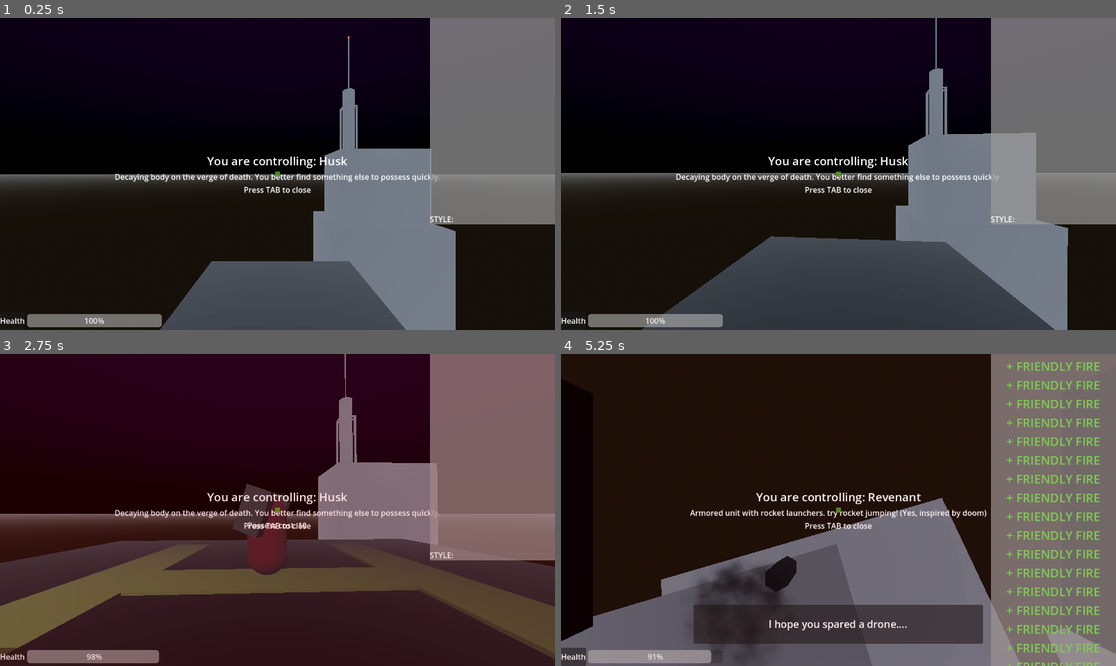
Above: before the commit, frames 1-4 (two rows, left to right).
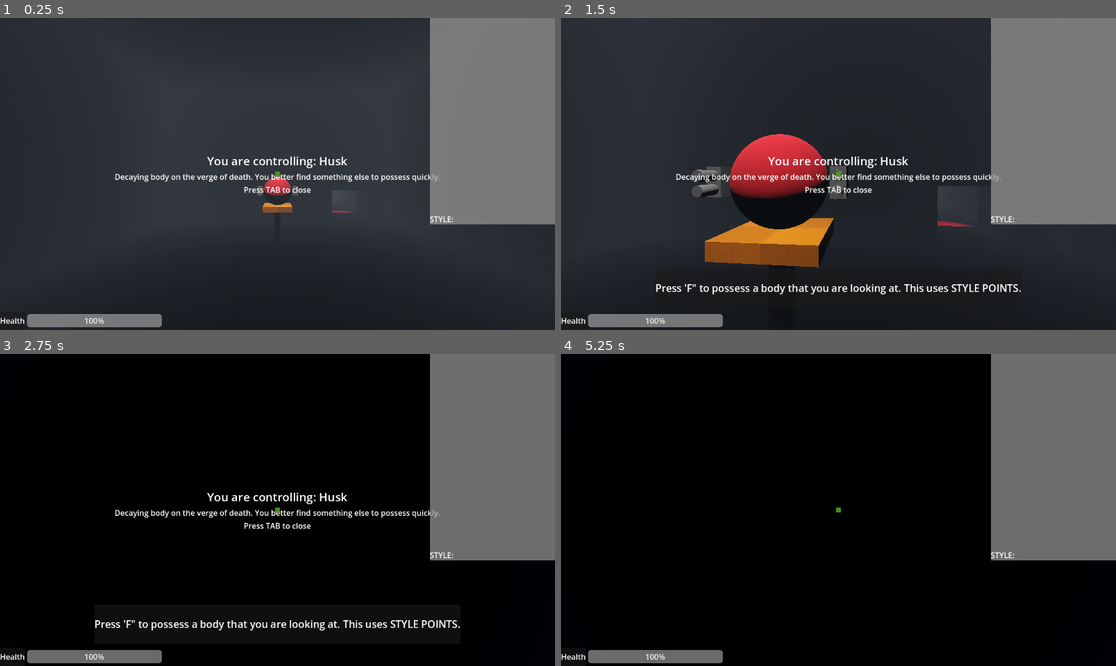
Above: after the commit, the same moments.

Repository: city-high-rider/soulswap
Game: Godot game, scene res://first_level.tscn
Two runs of this game, one before a commit and one after it. Both use one fixed random seed, a clock stepped at 60 frames per second and the inputs below. Sound files missing from this copy of the repository are replaced by a short silence.
Inputs (mouse positions are in pixels of both pictures, inside the frame that each line leads up to):
- Up to frame 1 (0.25 s): no input
- Up to frame 2 (1.5 s): move the mouse to (866, 174) at 0.52 s; hold W (forward) from 0.53 s (still down); tap F (possess) at 0.6, 1.25 s; tap Space (jump) at 0.77 s; move the mouse to (810, 174) at 1.27 s; click (810, 174) at 1.35 s
- Up to frame 3 (2.75 s): keep holding W (forward); tap Space (jump) at 1.52 s; tap F (possess) at 2 s; move the mouse to (288, 503) at 2.02 s; hold Right mouse button (secondary_action) from 2.03 s (still down)
- Up to frame 4 (5.25 s): keep holding W (forward); tap F (possess) at 2.75, 3.5, 4.25, 4.35, 5 s; move the mouse to (832, 516) at 2.77 s; release Right mouse button (secondary_action) at 2.78 s; tap Shift (shift) at 2.85 s; tap Space (jump) at 3.02, 3.77, 4.52 s; move the mouse to (877, 513) at 3.52 s; tap Tab (toggle_info) at 3.6 s; move the mouse to (794, 506) at 4.27 s; move the mouse to (844, 510) at 5.02 s; press the mouse at (844, 510) at 5.03 s

The runs differ from the first frame. In frame 1, 82% of the frame differs, in the area x 0-100%, y 0-100%; in frame 2, 81%; in frame 3, 86%; in frame 4, 82%.

Commit message:
make rooms brighter

Diff:
--- a/first_level.tscn
+++ b/first_level.tscn
@@ -19,6 +19,7 @@
 [ext_resource type="PackedScene" uid="uid://y4efc42n87hi" path="res://shells/roller_machinegun_buffed.tscn" id="16_x4yxp"]
 [ext_resource type="PackedScene" uid="uid://citqaeuav6del" path="res://shells/revenant.tscn" id="17_2y2m7"]
 [ext_resource type="PackedScene" uid="uid://bdtj1l4cxv5j1" path="res://interactive/tp-trigger.tscn" id="18_r3qmj"]
+[ext_resource type="Script" path="res://interactive/popup_area.gd" id="19_n41t0"]
 
 [sub_resource type="ProceduralSkyMaterial" id="ProceduralSkyMaterial_k5u10"]
 sky_top_color = Color(0.560784, 0.345098, 0.760784, 1)
@@ -88,6 +89,9 @@
 [sub_resource type="BoxShape3D" id="BoxShape3D_w44kk"]
 size = Vector3(20.1153, 3.71249, 42.2246)
 
+[sub_resource type="BoxShape3D" id="BoxShape3D_t6xl2"]
+size = Vector3(30.9492, 49.4618, 30.0718)
+
 [node name="first_level" type="Node3D"]
 
 [node name="WorldEnvironment" type="WorldEnvironment" parent="."]
@@ -169,9 +173,9 @@
 [node name="SpotLight3D3" type="SpotLight3D" parent="NavigationRegion3D/Geometry/Room1/Checkpoint"]
 transform = Transform3D(1, 0, 0, 0, -2.98023e-08, 1, 0, -1, -2.98023e-08, 0.285739, 5.73262, -1.11861)
 light_color = Color(1, 0.0745098, 0.239216, 1)
-light_energy = 5.519
-spot_range = 8.01223
-spot_angle = 18.2447
+light_energy = 8.0
+spot_range = 9.80081
+spot_angle = 40.1878
 
 [node name="PopupArea" parent="NavigationRegion3D/Geometry/Room1/Checkpoint" instance=ExtResource("6_l60nu")]
 message = "Stand under a checkpoint to save your progress. You may reset with 'R'."
@@ -189,6 +193,10 @@
 transform = Transform3D(1, 0, 0, 0, 1, 0, 0, 0, 1, 0, -1.7279, 0)
 initially_open = true
 
+[node name="OmniLight3D" type="OmniLight3D" parent="NavigationRegion3D/Geometry/Room1"]
+transform = Transform3D(1, 0, 0, 0, 1, 0, 0, 0, 1, 0, 0, -6.56824)
+omni_range = 6.53721
+
 [node name="Room2" type="CSGBox3D" parent="NavigationRegion3D/Geometry"]
 transform = Transform3D(1, 0, 0, 0, 1, 0, 0, 0, 1, -13.4641, -1.0558, -6.51267)
 size = Vector3(14.7626, 5.87271, 13.5008)
@@ -231,8 +239,10 @@
 transform = Transform3D(1, 0, 0, 0, 1, 0, 0, 0, 1, 0, -1.73089, 0)
 
 [node name="OmniLight3D" type="OmniLight3D" parent="NavigationRegion3D/Geometry/Room2"]
-transform = Transform3D(1, 0, 0, 0, 1, 0, 0, 0, 1, 0, 0.518825, 3.55555)
+transform = Transform3D(1, 0, 0, 0, 1, 0, 0, 0, 1, 0, 0.518825, -0.467872)
 light_color = Color(0.921569, 0.137255, 0.262745, 1)
+light_energy = 5.0
+omni_range = 9.69213
 
 [node name="Room3" type="CSGBox3D" parent="NavigationRegion3D/Geometry"]
 transform = Transform3D(1, 0, 0, 0, 1, 0, 0, 0, 1, -13.4339, -1.69764, 8.99804)
@@ -518,11 +528,11 @@
 material = ExtResource("1_v3bjq")
 
 [node name="SpotLight3D" type="SpotLight3D" parent="NavigationRegion3D/Geometry/Building2/helipad"]
-transform = Transform3D(1, 6.18172e-08, 1.4924e-07, -6.18173e-08, -0.707107, 0.707107, 1.4924e-07, -0.707107, -0.707107, 5.79877, 18.0082, -20.5739)
+transform = Transform3D(1, 1.11967e-07, 1.16436e-07, -6.18173e-08, -0.400685, 0.916216, 1.4924e-07, -0.916216, -0.400685, 5.79877, 18.0082, -20.5739)
 light_color = Color(0.870588, 1, 1, 1)
-light_energy = 5.0
-spot_range = 36.3219
-spot_angle = 31.9996
+light_energy = 12.0
+spot_range = 36.0135
+spot_angle = 40.4797
 
 [node name="LetterHPart" type="CSGBox3D" parent="NavigationRegion3D/Geometry/Building2/helipad"]
 transform = Transform3D(1, 0, 0, 0, 1, 0, 0, 0, 1, 3.60578, 0.130119, 0)
@@ -669,8 +679,18 @@
 [node name="CSGSphere3D" type="CSGSphere3D" parent="NavigationRegion3D/Geometry/Finish/Antenna2/CSGCylinder3D2/OmniLight3D"]
 material = SubResource("StandardMaterial3D_587ce")
 
+[node name="PopupArea" type="Area3D" parent="NavigationRegion3D/Geometry/Finish"]
+transform = Transform3D(1, 0, 0, 0, 1, 0, 0, 0, 1, 0, 68.3353, 0)
+script = ExtResource("19_n41t0")
+message = "Congrats, you won! Now see if you can kill all the enemies, or beat the game faster...
+"
+
+[node name="CollisionShape3D" type="CollisionShape3D" parent="NavigationRegion3D/Geometry/Finish/PopupArea"]
+transform = Transform3D(1, 0, 0, 0, 1, 0, 0, 0, 1, 0, 17.0857, 0)
+shape = SubResource("BoxShape3D_t6xl2")
+
 [node name="Husk" parent="." instance=ExtResource("4_1t4xu")]
-transform = Transform3D(1, 0, 0, 0, 1, 0, 0, 0, 1, -92.2896, 39.7073, 34.9908)
+transform = Transform3D(1, 0, 0, 0, 1, 0, 0, 0, 1, 0, -1.48757, 11.8059)
 
 [connection signal="body_entered" from="NavigationRegion3D/Geometry/Room2/Encounter" to="NavigationRegion3D/Geometry/Room2/Encounter/WaveSpawner" method="_on_area_3d_body_entered"]
 [connection signal="all_enemies_killed" from="NavigationRegion3D/Geometry/Room2/Encounter/WaveSpawner" to="NavigationRegion3D/Geometry/Room1/DoorSubtractor/SlidingDoor" method="_on_encounter_all_enemies_killed"]
Not shown: 1 places in first_level.tscn that only renumber resources
